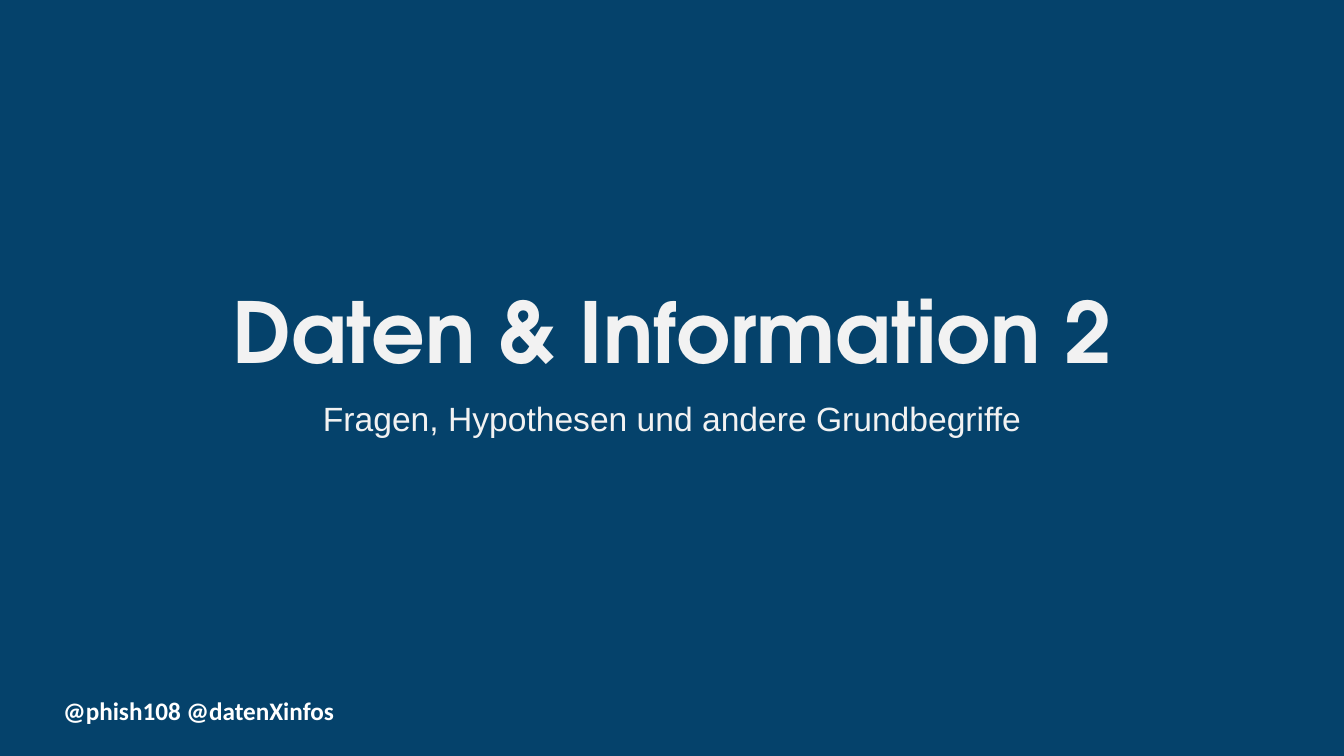
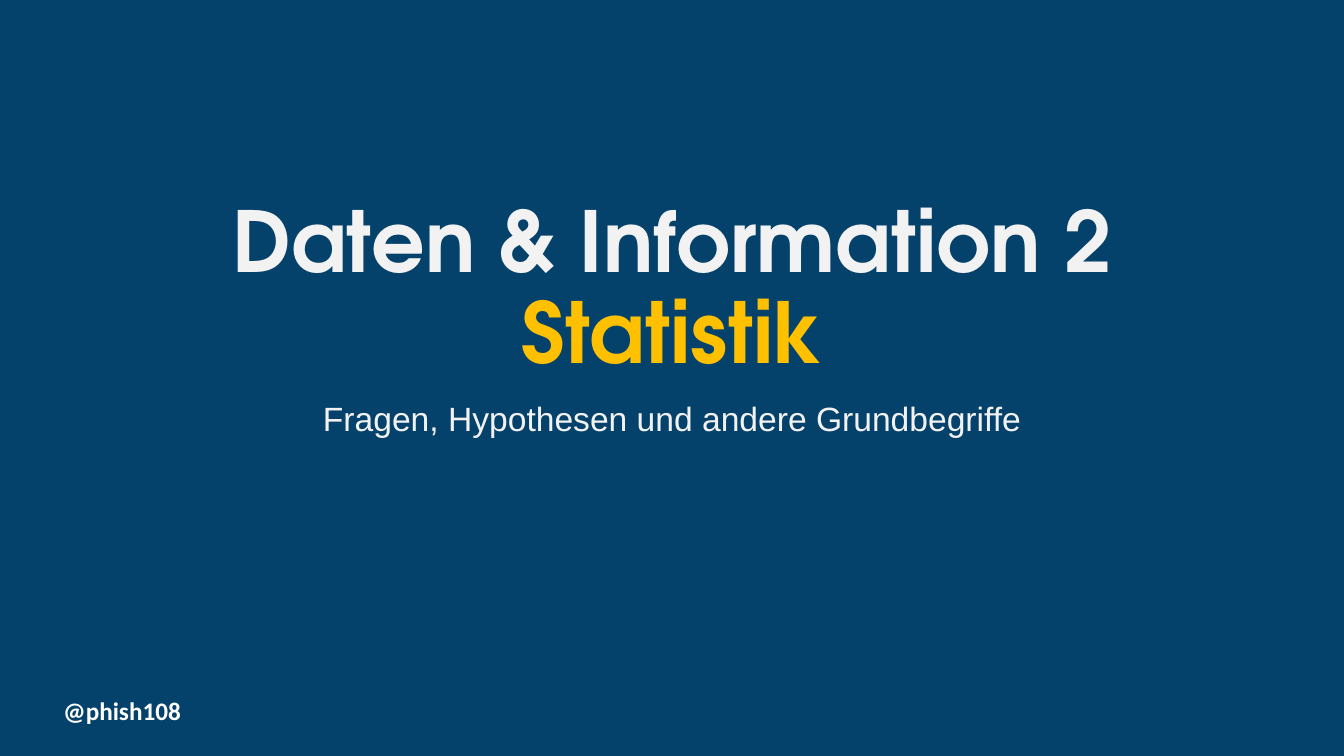
Before and after one commit to dxiai/statistik, a slide deck: slide 1 of 01_forschungsfragen/Forschungsfragen.pptx. Drawn at 1344x756 pixels with LibreOffice and Linux fonts; fonts in the diff are those of the drawing; background and template pictures are left out. Boxes give left, top, right and bottom in pixels: in the first picture for what was removed or moved away, otherwise in the second. Text is boxed around its words. In the diff, an @@ line names an element or a change of style, - is before the commit and + after.

```diff
--- a/01_forschungsfragen/Forschungsfragen.pptx
+++ b/01_forschungsfragen/Forschungsfragen.pptx
@@ title at (x1=233, y1=207, x2=1111, y2=364): text changed @@
-Daten & Information 2
+Daten & Information 2
+Statistik
@@ text at (x1=63, y1=702, x2=181, y2=724): text changed @@
-@phish108 @datenXinfos
+@phish108
```
Also in this commit, not shown: 19 other slides changed, 14 slides added, 2 slides removed, 10 other files.
